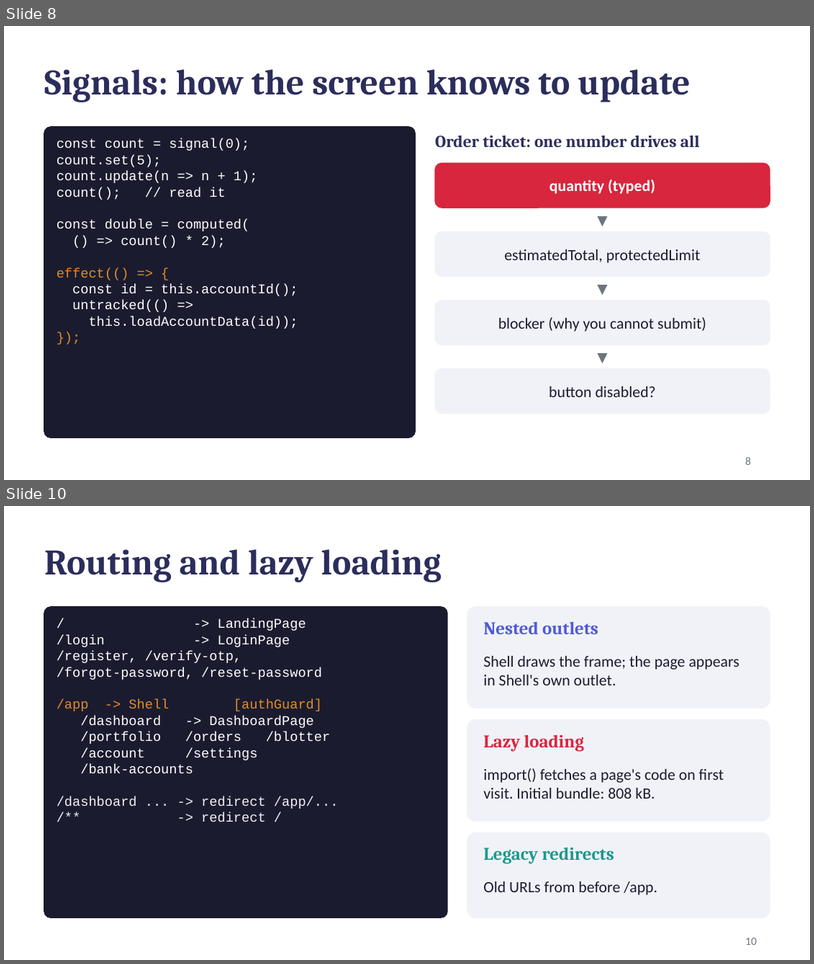
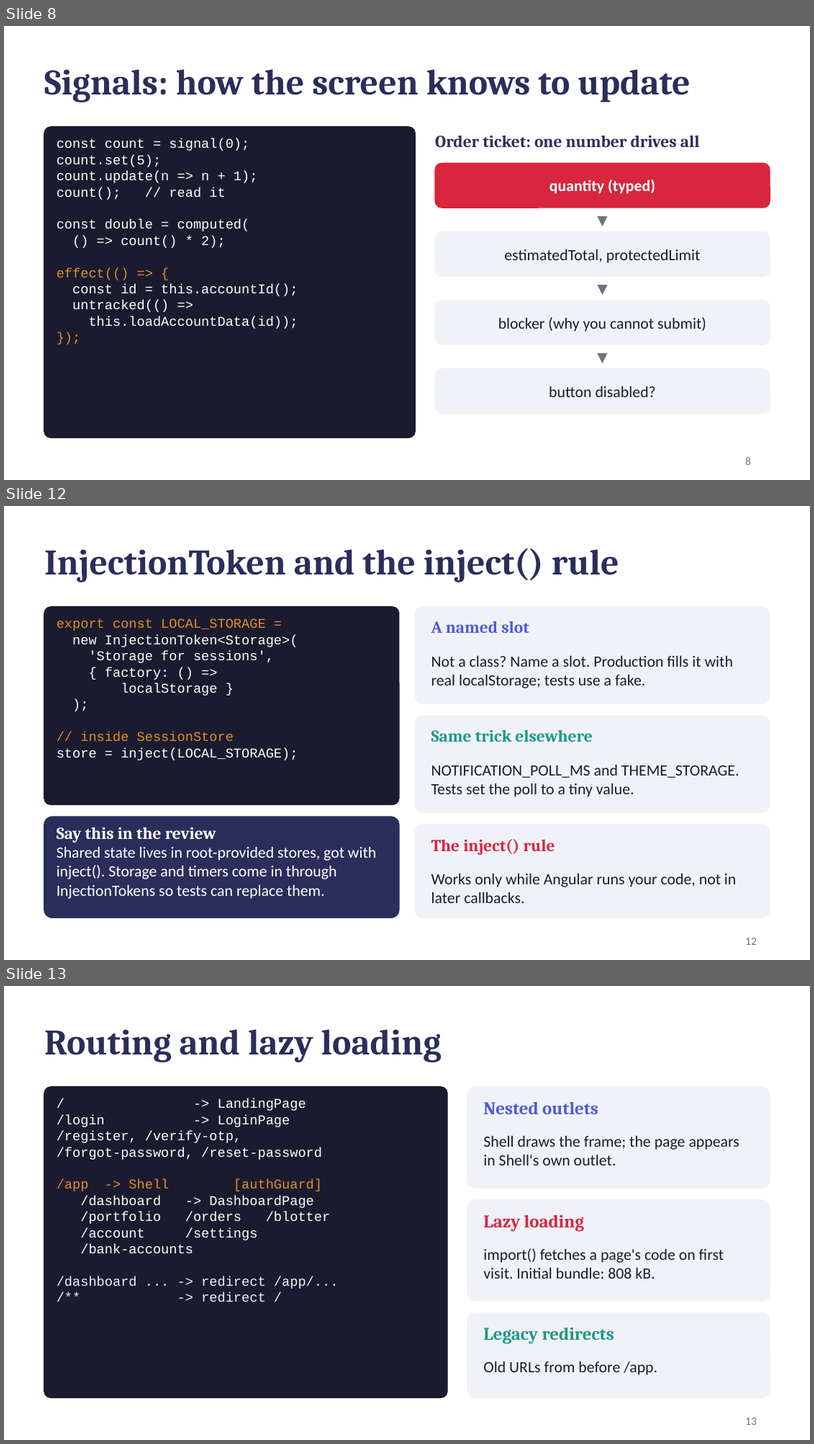
Before and after one commit to Neueda-Learning/Chennai-capstone-SE3-Team1, a slide deck: docs/angular-review-prep/Angular_From_Zero.pptx. Shown one above the other, each under a label of ours: slides 8 and 10 before the commit, slides 8, 12 and 13 after it; the slides between them are not shown. The pictures are 814x964 and 814x1444 pixels, drawn with LibreOffice and Linux fonts; fonts in the diff are those of the drawing. Boxes give left, top, right and bottom in pixels: in the first picture for what was removed or moved away, otherwise in the second. Text is boxed around its words. In the diff, an @@ line names an element or a change of style, - is before the commit and + after.

```diff
--- a/docs/angular-review-prep/Angular_From_Zero.pptx
+++ b/docs/angular-review-prep/Angular_From_Zero.pptx
@@ slide 12 added at (4, 506, 810, 960), background #FFFFFF @@
@@ title added at (44, 548, 620, 582), 32 pt, text #2B2D5B, bold @@
+InjectionToken and the inject() rule
@@ rounded rectangle added at (44, 607, 399, 804), fill #1B1B2F, outline #1B1B2F 1 pt @@
@@ rounded rectangle added at (415, 607, 770, 703), fill #F1F2F8, outline #F1F2F8 1 pt @@
@@ text added at (57, 618, 298, 760), 12 pt, text #FFFFFF @@
+export const LOCAL_STORAGE =
+new InjectionToken<Storage>(
+'Storage for sessions',
+{ factory: () =>
+localStorage }
+);
+// inside SessionStore
+store = inject(LOCAL_STORAGE);
@@ text added at (432, 621, 529, 633), 15 pt, text #4F5BD5, bold @@
+A named slot
@@ text added at (432, 656, 733, 688), 14 pt, text #1B1B2F @@
+Not a class? Name a slot. Production fills it with real localStorage; tests use a fake.
@@ rounded rectangle added at (415, 716, 770, 813), fill #F1F2F8, outline #F1F2F8 1 pt @@
@@ text added at (432, 730, 592, 741), 15 pt, text #1B998B, bold @@
+Same trick elsewhere
@@ text added at (432, 764, 740, 797), 14 pt, text #1B1B2F @@
+NOTIFICATION_POLL_MS and THEME_STORAGE. Tests set the poll to a tiny value.
@@ rounded rectangle added at (44, 816, 399, 917), fill #2B2D5B, outline #2B2D5B 1 pt @@
@@ text added at (57, 827, 376, 898), 14 pt, text #FFFFFF @@
+Say this in the review
+Shared state lives in root-provided stores, got with inject(). Storage and timers come in through InjectionTokens so tests can replace them.
@@ rounded rectangle added at (415, 824, 770, 917), fill #F1F2F8, outline #F1F2F8 1 pt @@
@@ text added at (432, 839, 556, 854), 15 pt, text #D7263D, bold @@
+The inject() rule
@@ text added at (432, 873, 736, 903), 14 pt, text #1B1B2F @@
+Works only while Angular runs your code, not in later callbacks.
@@ page number added at (746, 937, 757, 944), 10 pt, text #6C757D @@
+12
@@ what was slide 10 is now slide 13 @@
@@ page number at (746, 1417, 757, 1424): text changed @@
-10
+13
```
Also in this commit, not shown: 3 other slides added, 1 slide removed, 1 other file.
